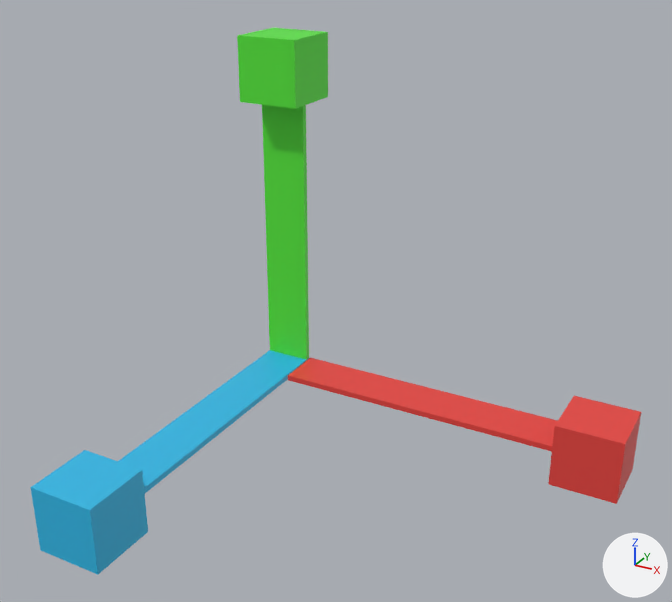
One commit to the FBX model Vivid3D/Tools/Vivid3D/bin/x64/Debug/net7.0/edit/gizmo/scale1.fbx: the scene before it, then after it.
The view is the same before and after, from a camera (50 mm lens) standing at (2.18, -3.47, 2.12) and looking at (0.69, -0.76, 0.77). The lights are fixed; the arrows at lower right show +X, +Y and +Z. Where no turn or scale is listed for an object, it has been applied to the vertices.

The first picture shows 'ScaleY'.
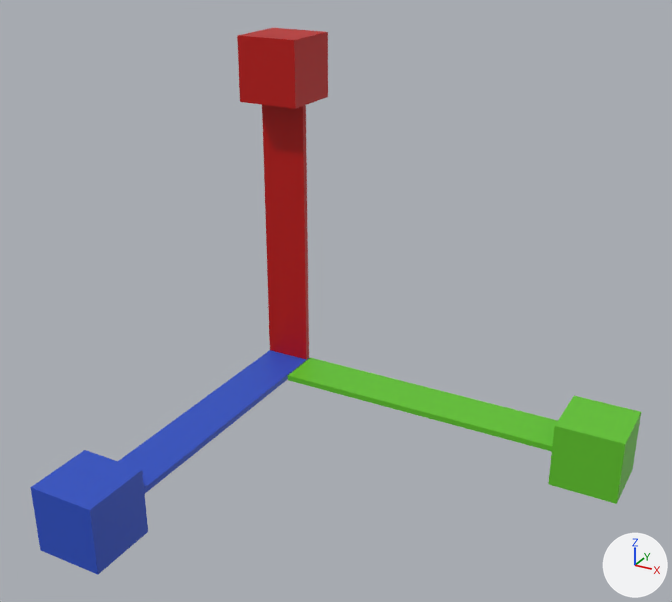
Location of each change, [x1, y1, x2, y2] in pixels of the pictures (672 x 602 px):
'ScaleY', surface changed, recoloured: [31, 28, 641, 575] in both
part 1 of me_plane_003, recoloured (red to green): [288, 358, 641, 504] in both
part 2 of me_plane_003, recoloured (green to red): [237, 28, 328, 360] in both

The change, as a list of edits to the scene's bpy script:
```text
Add img_green_png:
    img_green_png = load_image('green.png', 'green.png', 128, 128, 'sRGB')
Add img_red_png:
    img_red_png = load_image('red.png', 'red.png', 128, 128, 'sRGB')
Add img_blue_png:
    img_blue_png = load_image('blue.png', 'blue.png', 128, 128, 'sRGB')
Change mat_bluez:
    remove mat_bluez.base_color = (0.0243, 0.483, 0.8)  # cyan #2bb9e7
    add mat_bluez.texture = img_blue_png
Change mat_redx:
    remove mat_redx.base_color = (0.8, 0.0571, 0.0477)  # red #e7443e
    add mat_redx.texture = img_red_png
Change mat_greeny:
    remove mat_greeny.base_color = (0.0897, 0.8, 0.0395)  # green #54e738
    add mat_greeny.texture = img_green_png
Change me_plane_003:
    where me_plane_003.from_pydata(...)  # 48 vertices, 36 faces; spans x -0.11..1.68, y -1.59..0.09, z -0.02..1.65
    used by ob_scaley; location = (0.0, 0.024, -0.077)
    me_plane_003 part 1: all 12 faces that had it switch from mat_redx (red #e7443e) to mat_greeny (picture img_green_png)
    me_plane_003 part 2: all 12 faces that had it switch from mat_greeny (green #54e738) to mat_redx (picture img_red_png)
```
